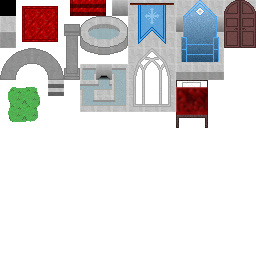
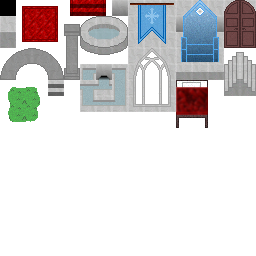
Layers edited between the first and the second 256px x 256px image:
painted on "Layer" over (x1=224, y1=52, x2=256, y2=96)
